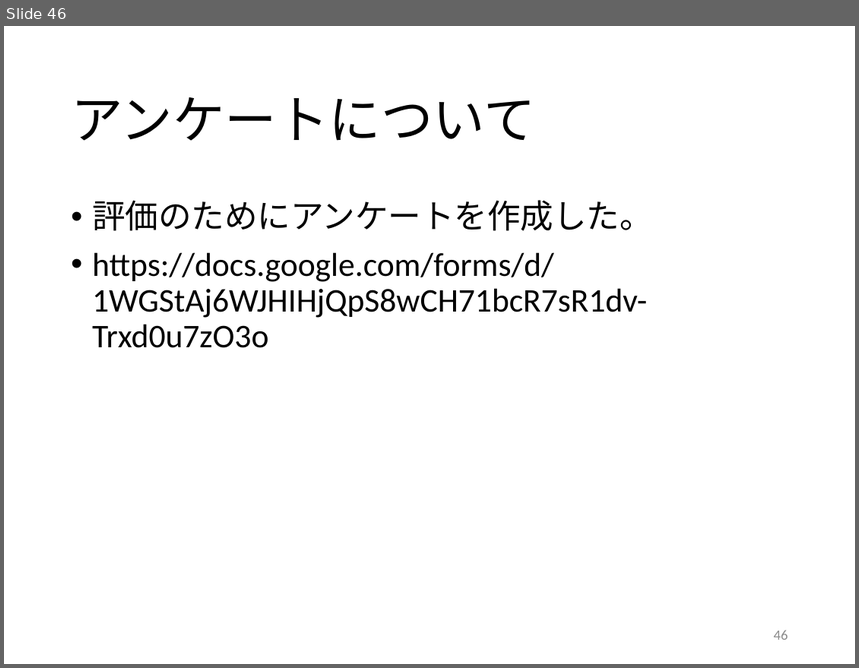
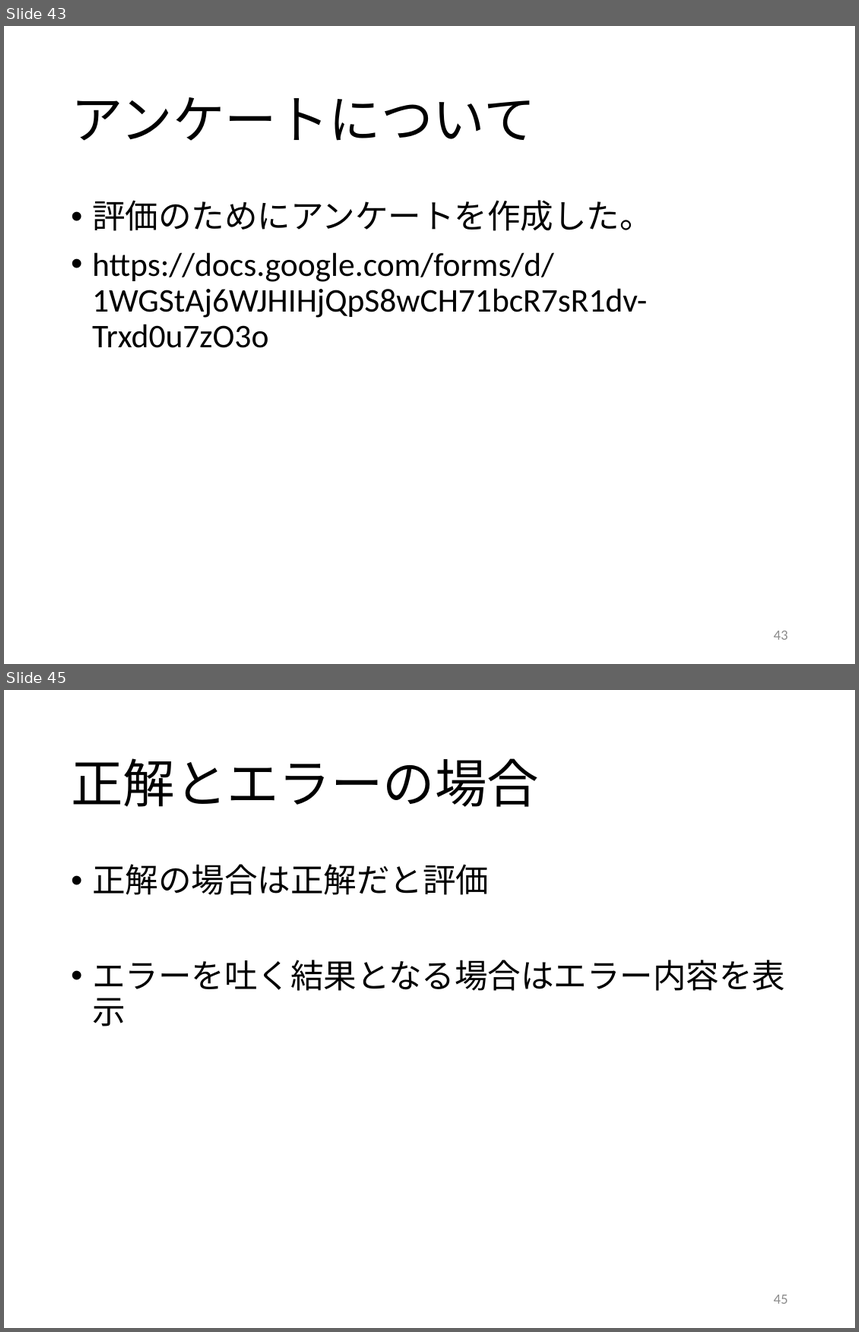
Before and after one commit to kait-takanolab/1821121-shimaoka-thesis, a slide deck: 1821121_shimaoka_sotsuken.pptx. Shown one above the other, each under a label of ours: slide 46 before the commit, slides 43 and 45 after it; the slides between them are not shown. The pictures are 859x668 and 859x1332 pixels, drawn with LibreOffice and Linux fonts; fonts in the diff are those of the drawing. Boxes give left, top, right and bottom in pixels: in the first picture for what was removed or moved away, otherwise in the second. Text is boxed around its words. In the diff, an @@ line names an element or a change of style, - is before the commit and + after.

```diff
--- a/1821121_shimaoka_sotsuken.pptx
+++ b/1821121_shimaoka_sotsuken.pptx
@@ slide 45 added at (x1=4, y1=690, x2=855, y2=1328), background #FFFFFF @@
@@ title added at (x1=71, y1=758, x2=539, y2=807), 44 pt, text #000000 @@
+正解とエラーの場合
@@ text added at (x1=92, y1=864, x2=785, y2=1027), 28 pt, text #000000 @@
+• 正解の場合は正解だと評価
+• エラーを吐く結果となる場合はエラー内容を表示
@@ page number added at (x1=774, y1=1295, x2=788, y2=1304), 12 pt, text #8C8C8C @@
+45
@@ what was slide 46 is now slide 43 @@
@@ page number at (x1=774, y1=631, x2=788, y2=640): text changed @@
-46
+43
```
Also in this commit, not shown: 4 slides changed, 2 other slides added, 1 slide removed, 2 other files.
